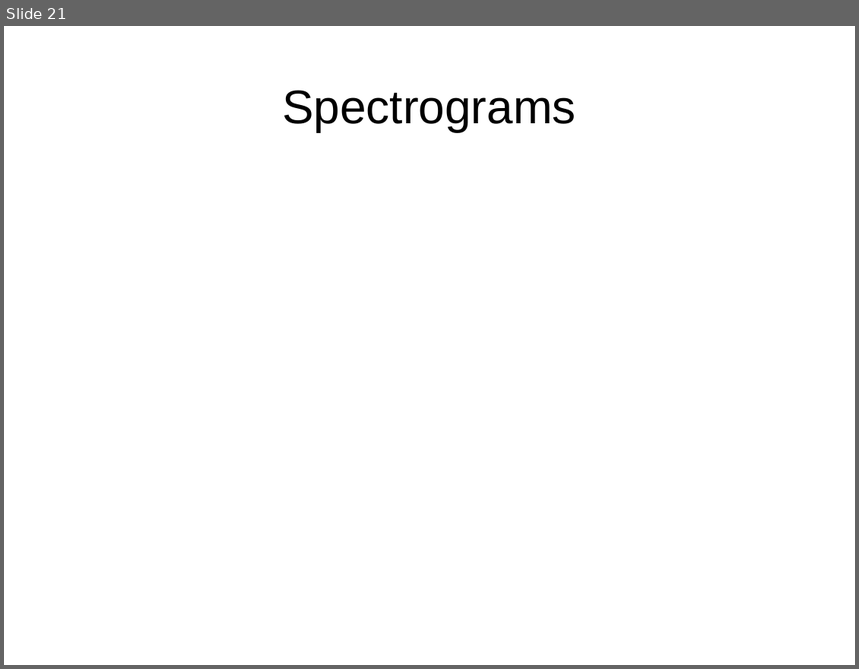
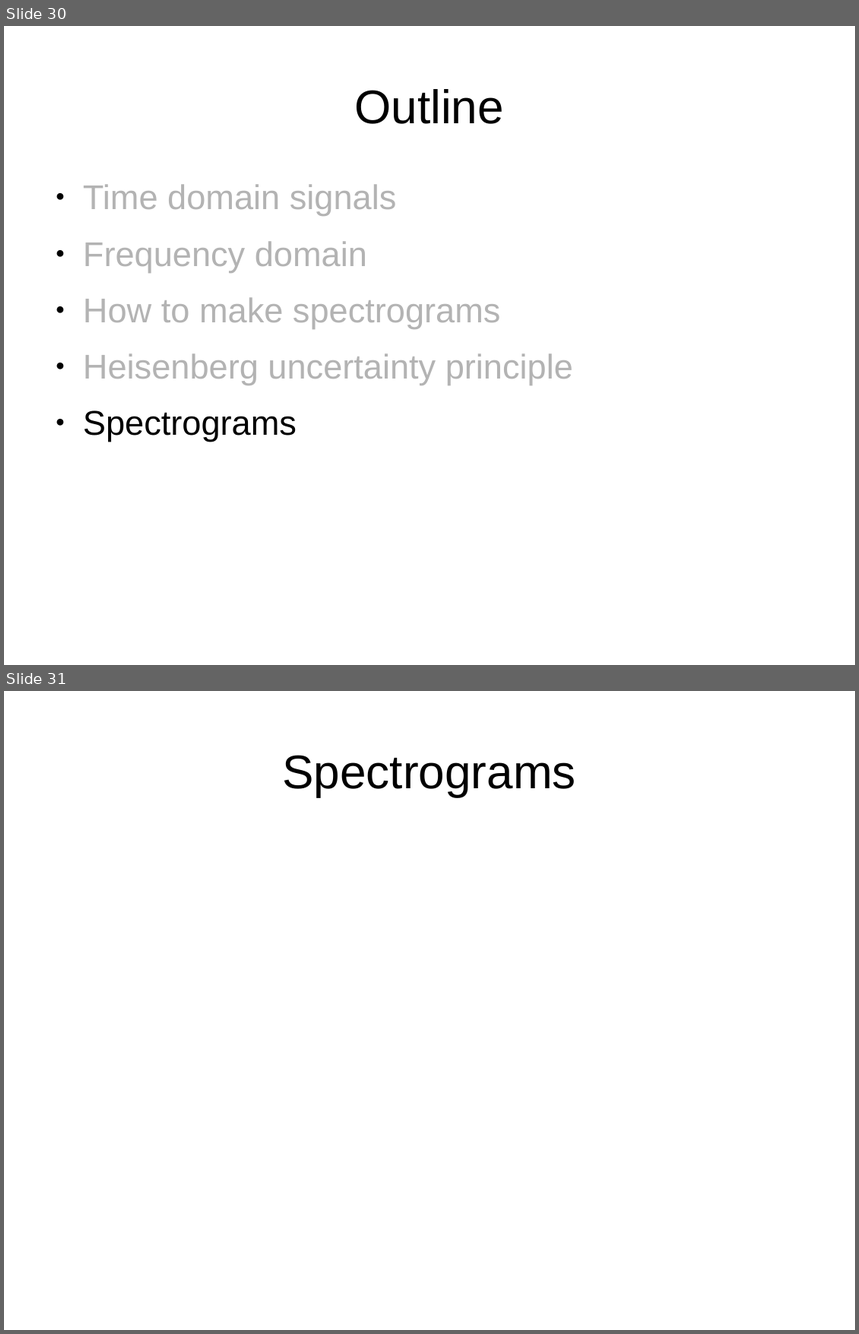
Before and after one commit to weegreenblobbie/sd_audio_hackers, a slide deck: spectrograms_explained/presentation_spectrograms_explained.odp. Shown one above the other, each under a label of ours: slide 21 before the commit, slides 30 and 31 after it. The pictures are 859x669 and 859x1334 pixels, drawn with LibreOffice and Linux fonts; fonts in the diff are those of the drawing. Boxes give left, top, right and bottom in pixels: in the first picture for what was removed or moved away, otherwise in the second. Text is boxed around its words. In the diff, an @@ line names an element or a change of style, - is before the commit and + after.

```diff
--- a/spectrograms_explained/presentation_spectrograms_explained.odp
+++ b/spectrograms_explained/presentation_spectrograms_explained.odp
@@ slide 30 added at [4, 26, 855, 665], background #FFFFFF @@
@@ title added at [354, 89, 504, 124], 44 pt, text #000000 @@
+Outline
@@ text added at [83, 184, 573, 442], 32 pt, text #B3B3B3 @@
+● Time domain signals
+● Frequency domain
+● How to make spectrograms
+● Heisenberg uncertainty principle
+● Spectrograms
@@ what was slide 21 is now slide 31 @@
```
Also in this commit, not shown: 12 slides changed, 9 other slides added, 2 other files.
